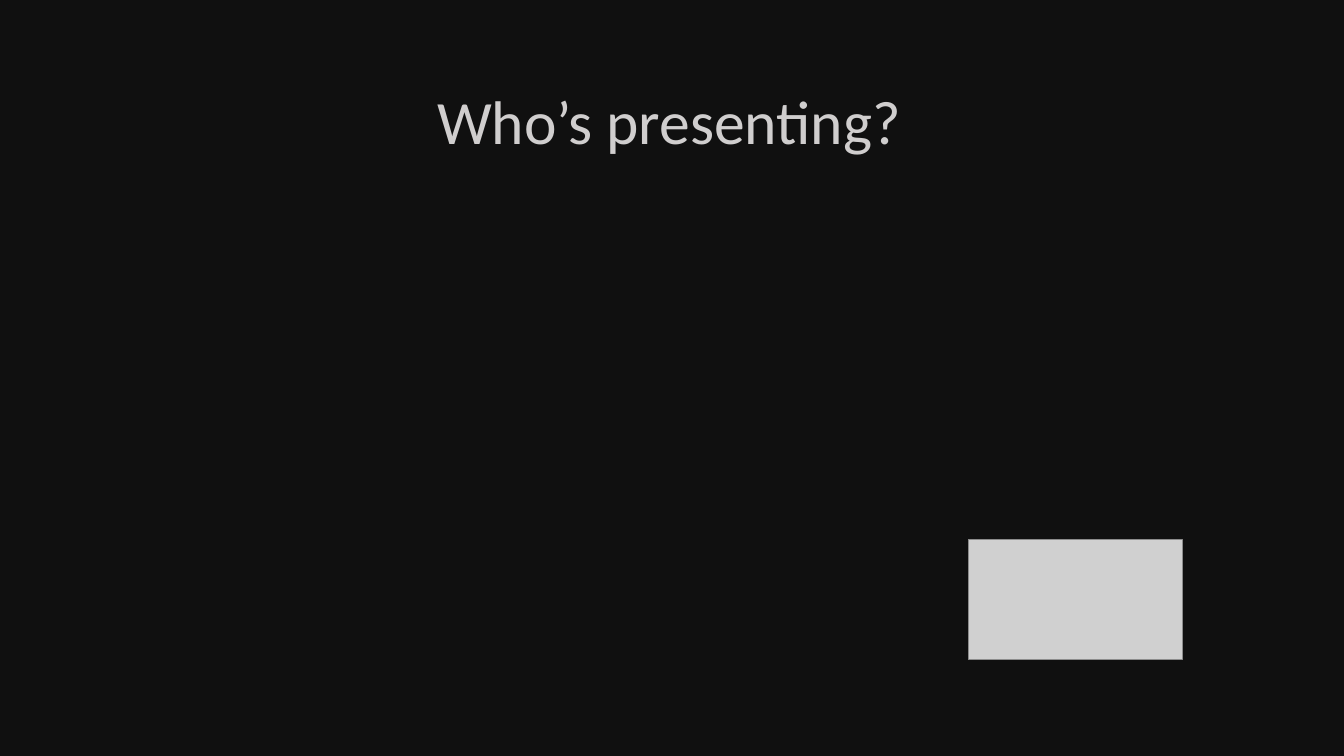
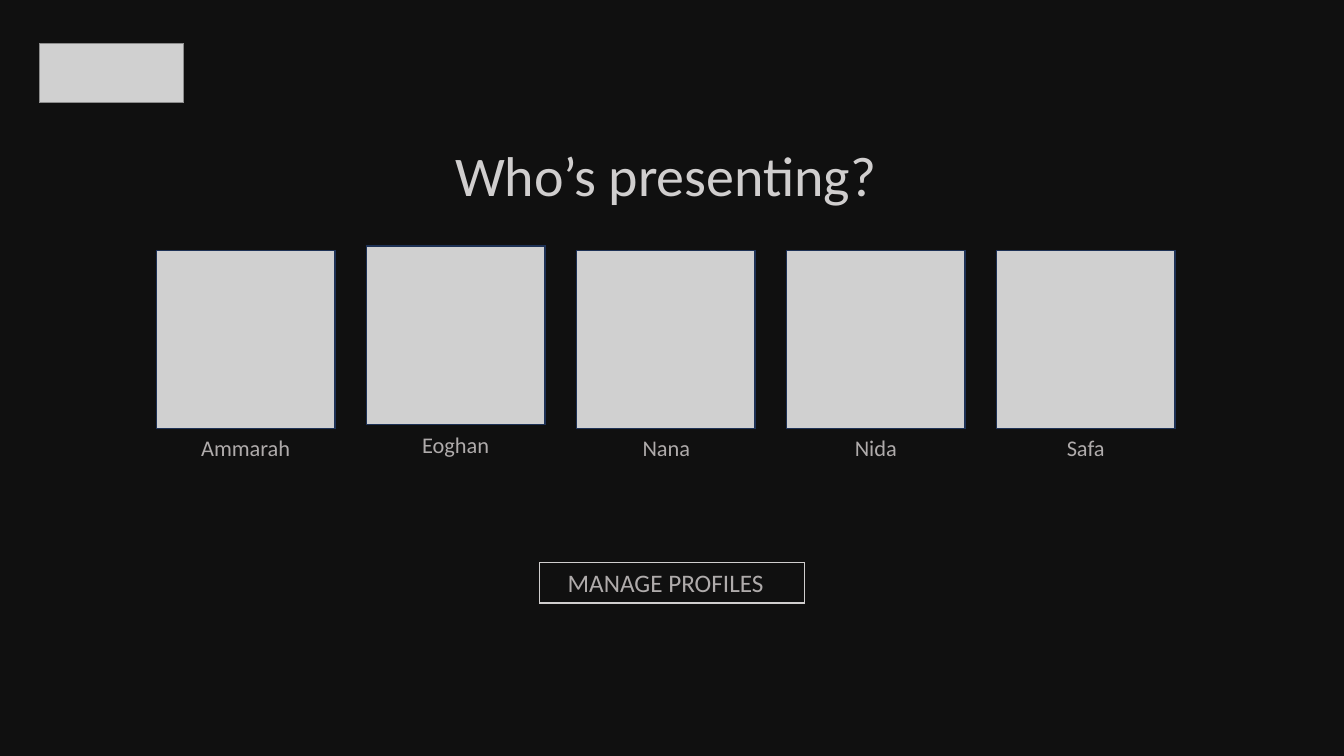
Before and after one commit to NidaB-C/NetflixEDA, a slide deck: slide 2 of Presentation/PowerPoint_Slides/NetflixEDA-Slides.pptx (slide 1 before the commit). Drawn at 1344x756 pixels with LibreOffice and Linux fonts; fonts in the diff are those of the drawing; grey boxes stand for pictures. Boxes give left, top, right and bottom in pixels: in the first picture for what was removed or moved away, otherwise in the second. Text is boxed around its words. In the diff, an @@ line names an element or a change of style, - is before the commit and + after.

```diff
--- a/Presentation/PowerPoint_Slides/NetflixEDA-Slides.pptx
+++ b/Presentation/PowerPoint_Slides/NetflixEDA-Slides.pptx
@@ picture: place and size @@
-picture at [968,539,1182,659]
+picture at [39,43,185,103]
@@ text "Who’s presenting?": place and size @@
-text "Who’s presenting?" at [437,101,900,155]
+text "Who’s presenting?" at [455,156,876,206]
@@ text "Who’s presenting?" at [455,156,876,206]: size 44 to 40 pt; alignment left to centre @@
@@ picture added at [156,250,335,429] @@
@@ picture added at [367,246,545,424] @@
@@ picture added at [577,250,755,429] @@
@@ picture added at [786,250,965,429] @@
@@ picture added at [997,250,1176,429] @@
@@ text added at [201,440,290,456], 16 pt, text #AFABAB @@
+Ammarah
@@ text added at [422,437,489,457], 16 pt, text #AFABAB @@
+Eoghan
@@ text added at [643,441,691,456], 16 pt, text #AFABAB @@
+Nana
@@ text added at [855,440,897,456], 16 pt, text #AFABAB @@
+Nida
@@ text added at [1067,440,1105,456], 16 pt, text #AFABAB @@
+Safa
@@ rectangle added at [539,563,805,603], outline #D0CECE 1 pt @@
@@ text added at [568,575,763,592], 18 pt, text #AFABAB @@
+MANAGE PROFILES
```
Also in this commit, not shown: 7 slides added, 2 other files.
